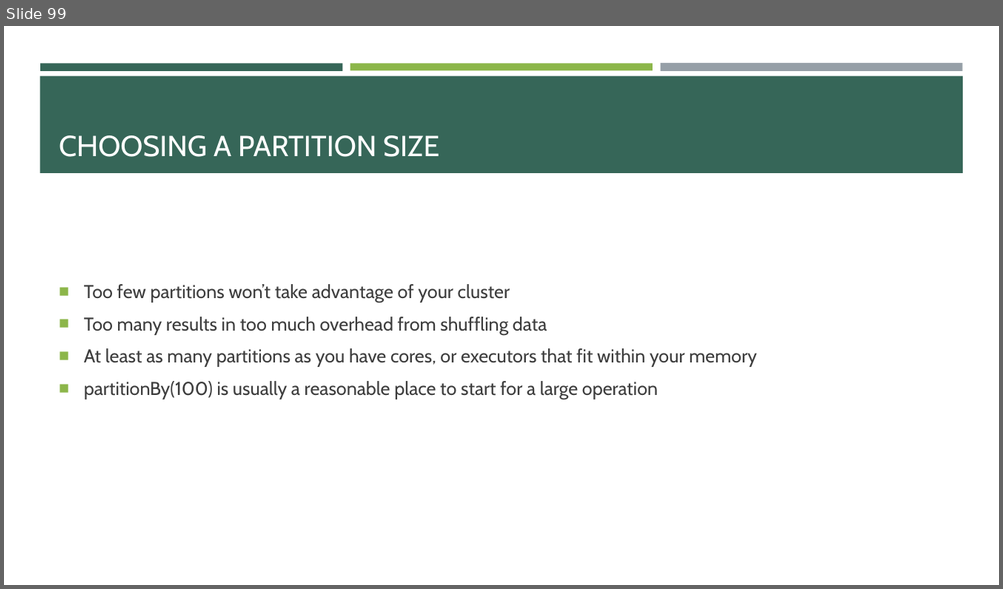
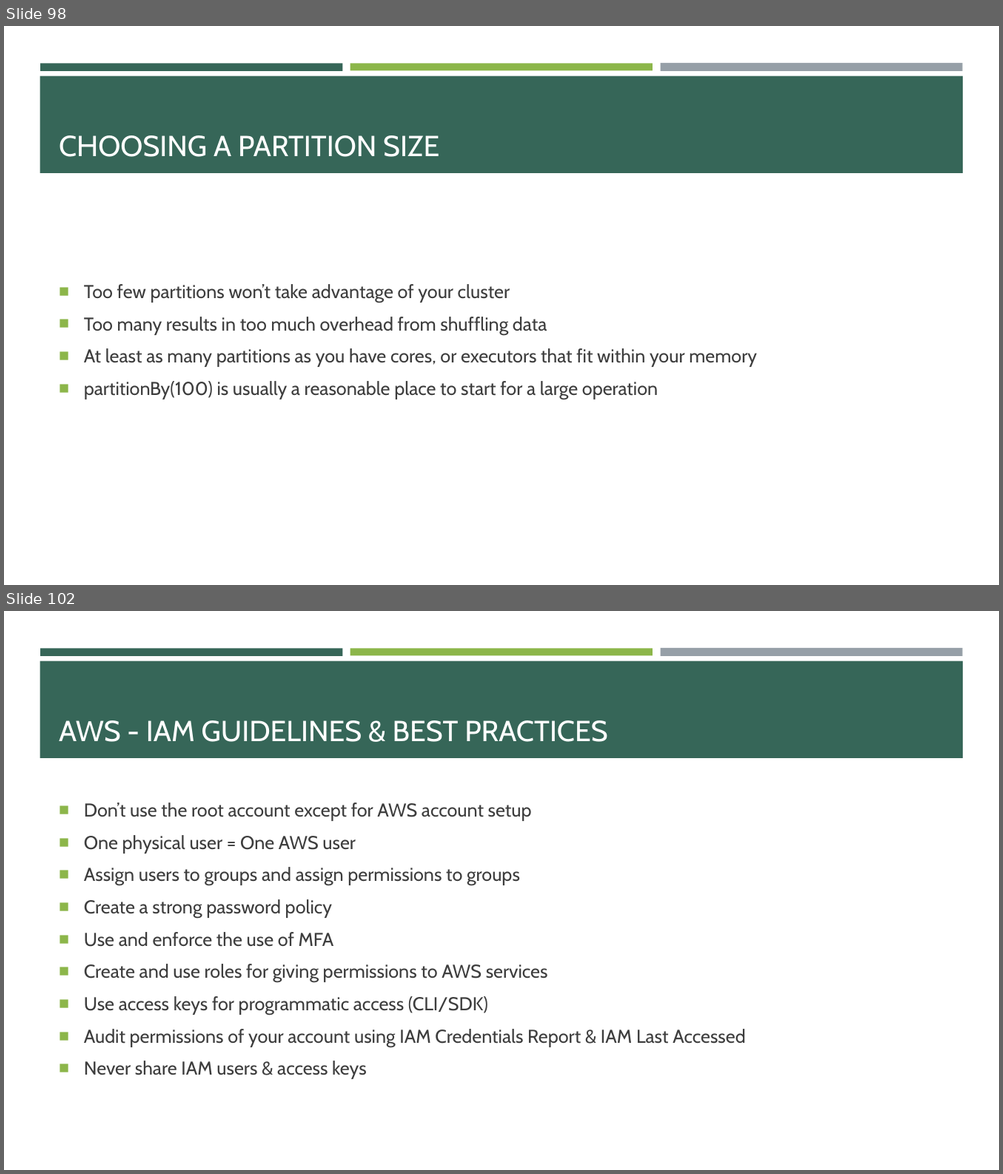
Before and after one commit to e-m-wilson/data_engineering, a slide deck: spark/Spark.pptx. Shown one above the other, each under a label of ours: slide 99 before the commit, slides 98 and 102 after it; the slides between them are not shown. The pictures are 1003x589 and 1003x1174 pixels, drawn with LibreOffice and Linux fonts; fonts in the diff are those of the drawing. Boxes give left, top, right and bottom in pixels: in the first picture for what was removed or moved away, otherwise in the second. Text is boxed around its words. In the diff, an @@ line names an element or a change of style, - is before the commit and + after.

```diff
--- a/spark/Spark.pptx
+++ b/spark/Spark.pptx
@@ slide 102 added at [4, 611, 999, 1170], background #FFFFFF; not listed: 4 template elements that a slide beside it also shows @@
@@ title added at [59, 721, 607, 742], 28 pt, text #FFFFFF @@
+AWS - IAM GUIDELINES & BEST PRACTICES
@@ text added at [84, 803, 745, 1079], 18 pt, text #3D3D3D @@
+■ Don’t use the root account except for AWS account setup
+■ One physical user = One AWS user
+■ Assign users to groups and assign permissions to groups
+■ Create a strong password policy
+■ Use and enforce the use of MFA
+■ Create and use roles for giving permissions to AWS services
+■ Use access keys for programmatic access (CLI/SDK)
+■ Audit permissions of your account using IAM Credentials Report & IAM Last Accessed
+■ Never share IAM users & access keys
@@ what was slide 99 is now slide 98 @@
```
Also in this commit, not shown: 4 slides changed, 33 other slides added, 6 other files.
